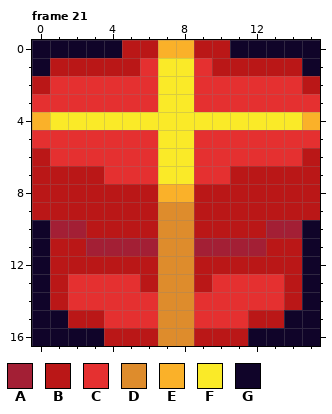
One commit to this pixel-art file: assets/images/presents/medals.aseprite. The first picture shows the starting point.
16x17 pixels, 27 frames. Shown: frame 21.
Visible layers, top first: "medal", "bg".
Palette (. is transparent): A #a31f35  B #ba1717  C #e53030  D #de8c2c  E #fab129  F #faea28  G #100429
Pixels before, frame 21, first column x 0:
 0 GGGGGBBEEBBGGGGG
 1 GBBBBBCFFCBBBBBG
 2 BCCCCCCFFCCCCCCB
 3 CCCCCCCFFCCCCCCC
 4 EFFFFFFFFFFFFFFE
 5 CCCCCCCFFCCCCCCC
 6 BCCCCCCFFCCCCCCB
 7 BBBBCCCFFCCBBBBB
 8 BBBBBBBEEBBBBBBB
 9 BBBBBBBDDBBBBBBB
10 GAABBBBDDBBBBAAG
11 GBBAAAADDAAAABBG
12 GBBBBBBDDBBBBBBG
13 GBCCCCBDDBCCCCBG
14 GBCCCCCDDCCCCCBG
15 GGBBCCCDDCCCBBGG
16 GGGGBBBDDBBBGGGG
After the commit:
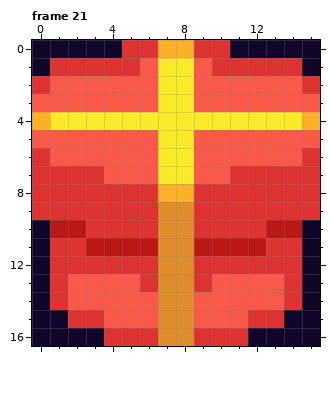
The author wrote: add camuri medal
Difference:
colour A: #a31f35 -> #ba1717
colour B: #ba1717 -> #de3333
colour C: #e53030 -> #f85948
Pixel boxes of the changes (left, top, right, bottom) in both pictures:
changed: (32, 40, 320, 346)
